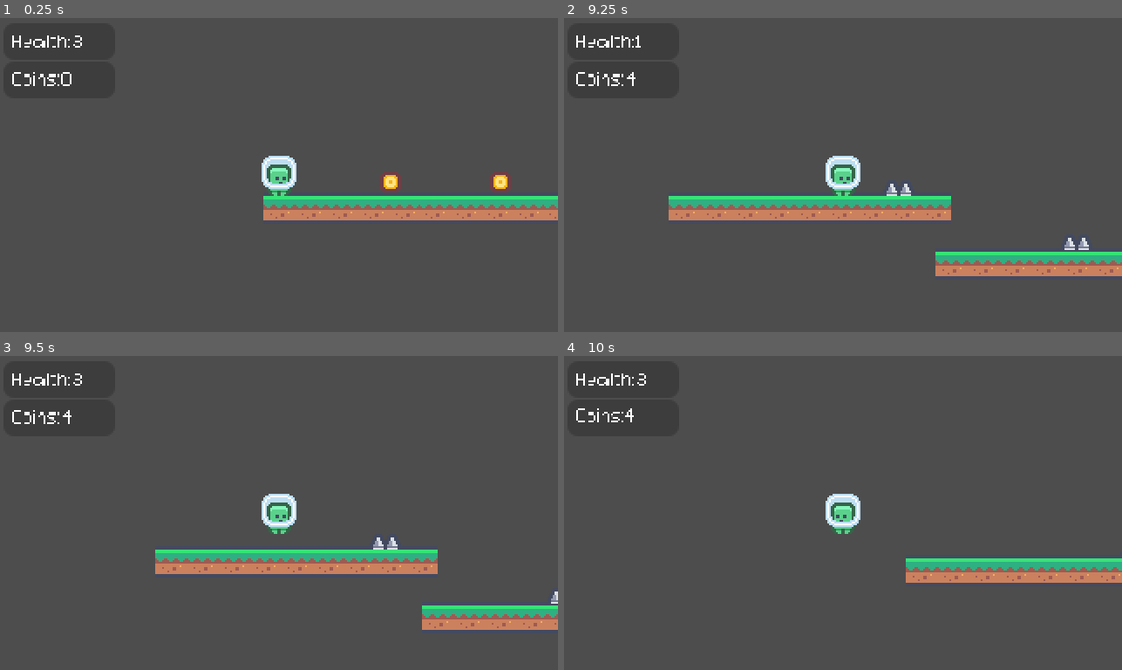
Above: before the commit, frames 1-4 (two rows, left to right).
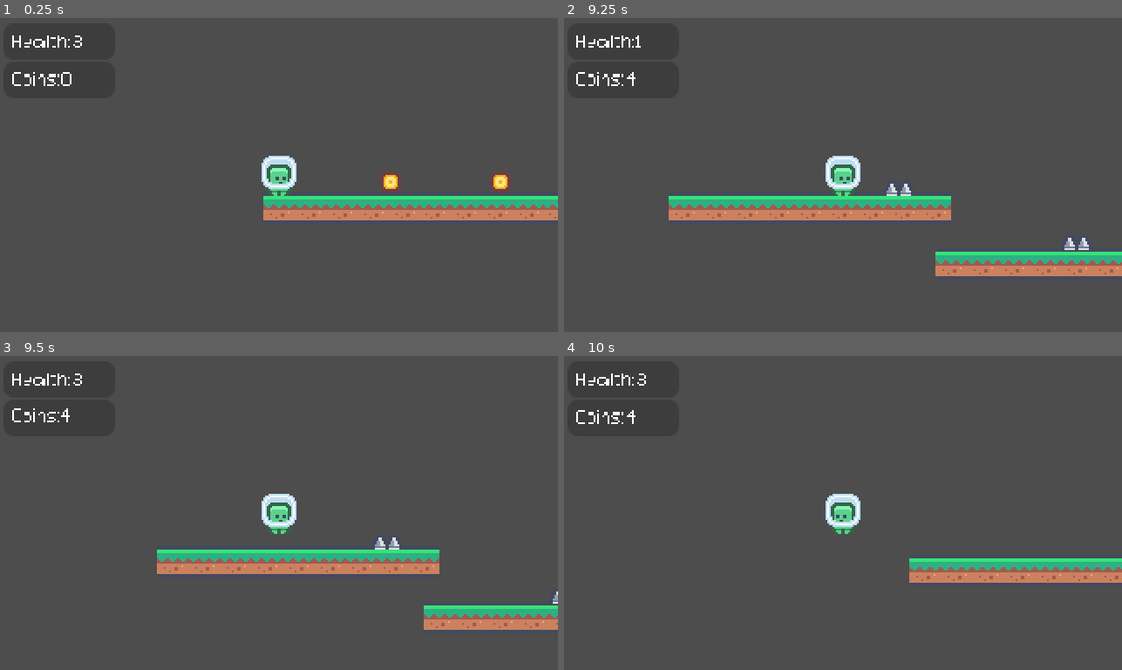
Above: after the commit, the same moments.

Repository: platz-halter/mario_clone
Game: Godot game, scene res://world.tscn
The game is run twice, just before and just after one commit, with the same random seed, the same clock (stepped at 60 frames per second) and the same inputs.
Inputs:
- Up to frame 1 (0.25 s): no input
- Up to frame 2 (9.25 s): tap Enter at 0.5 s; hold Shift (dash) 0.53-1.28 s; hold Right (ui_right) 0.53-2.03 s; tap Up (ui_up) at 0.77, 1.52, 3.02, 3.77, 4.52, 6.02, 6.77, 7.52, 9.02 s; tap 1 (sys_level1) at 1.35, 4.35, 7.35 s; hold Left (ui_left) 2.03-2.78 s; tap 2 (sys_level2) at 2.1, 5.1, 8.1 s; hold Right (ui_right) 2.78-4.28 s; tap 3 (sys_level3) at 2.85, 5.85, 8.85 s; hold Shift (dash) 3.53-4.28 s; hold Left (ui_left) 4.28-5.03 s; hold Right (ui_right) 5.03-5.78 s; hold Left (ui_left) 5.78-7.28 s; hold Shift (dash) 6.53-7.28 s; hold Right (ui_right) from 7.28 s (still down)
- Up to frame 3 (9.5 s): keep holding Right (ui_right)
- Up to frame 4 (10 s): release Right (ui_right) at 9.53 s; hold Left (ui_left) from 9.53 s (still down); hold Shift (dash) from 9.53 s (still down); tap Up (ui_up) at 9.77 s

Frames 1-2 are identical in both runs. In frame 3, 0.8% of the frame differs, in the area x 2-100%, y 16-88%; in frame 4, 0.6%.

Commit message:
Improved spike hitbox

Diff:
--- a/Objects/LevelElements/spikes.tscn
+++ b/Objects/LevelElements/spikes.tscn
@@ -3,13 +3,13 @@
 [ext_resource type="Texture2D" uid="uid://cxkv0boq10awy" path="res://Assets/Tiles/tile_0068.png" id="1_u51xp"]
 
 [sub_resource type="RectangleShape2D" id="RectangleShape2D_50vac"]
-size = Vector2(18, 9)
+size = Vector2(16, 7)
 
 [node name="spikes" type="Area2D" groups=["spikes"]]
 
-[node name="CollisionShape2D" type="CollisionShape2D" parent="."]
-position = Vector2(0, 4)
-shape = SubResource("RectangleShape2D_50vac")
-
 [node name="Sprite2D" type="Sprite2D" parent="."]
 texture = ExtResource("1_u51xp")
+
+[node name="CollisionShape2D" type="CollisionShape2D" parent="."]
+position = Vector2(0, 5.5)
+shape = SubResource("RectangleShape2D_50vac")
